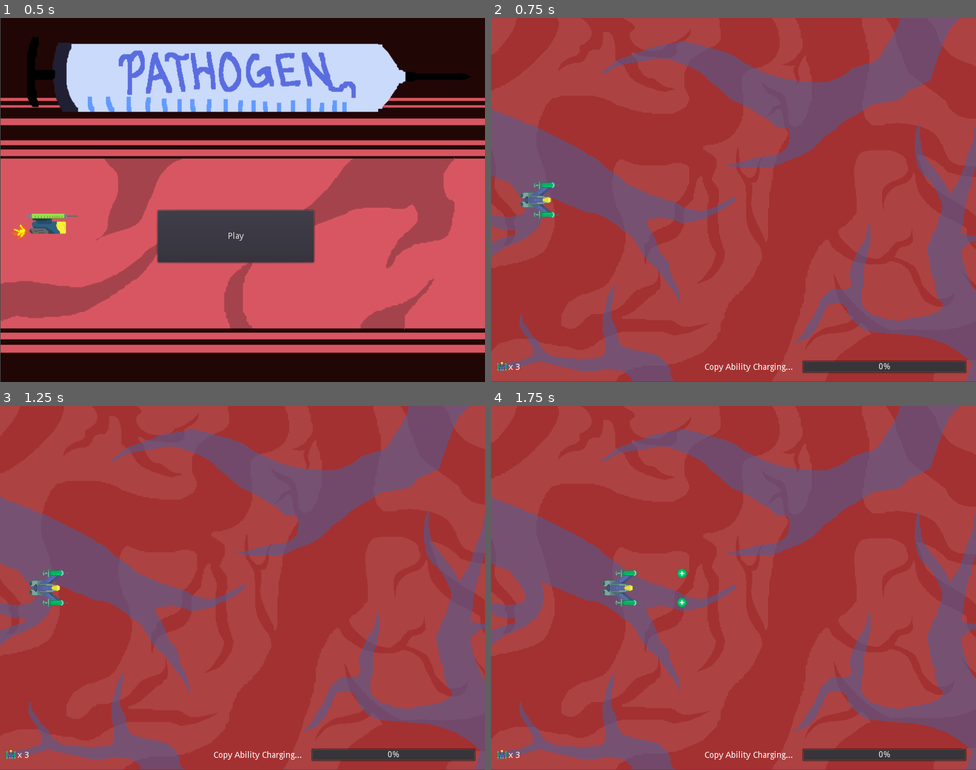
Above: before the commit, frames 1-4 (two rows, left to right).
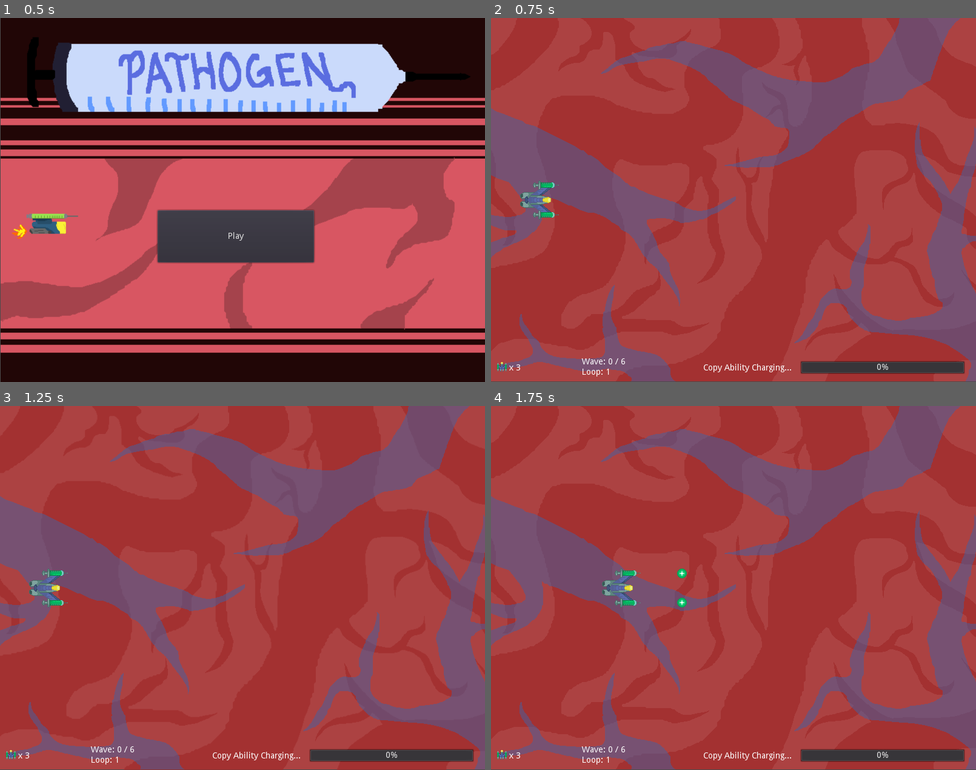
Above: after the commit, the same moments.

Repository: Yerdun/Pathogen
Game: Godot game, scene res://Assets/Scenes/Menus/Title.tscn
The game is run twice, just before and just after one commit, with the same random seed, the same clock (stepped at 60 frames per second) and the same inputs. Sound files missing from this copy of the repository are replaced by a short silence.
Inputs (mouse positions are in pixels of both pictures, inside the frame that each line leads up to):
- Up to frame 1 (0.5 s): no input
- Up to frame 2 (0.75 s): click "Play" at 0.5 s
- Up to frame 3 (1.25 s): no input
- Up to frame 4 (1.75 s): move the mouse to (840, 569) at 1.27 s; hold Right (ui_right) from 1.28 s (still down); hold B (copy) from 1.28 s (still down); tap Space (shoot) at 1.55 s

Frame 1 is identical in both runs. In frame 2, 0.7% of the frame differs, in the area x 3-99%, y 93-99%; in frame 3, 0.7%; in frame 4, 0.7%.

Commit message:
Mostly finished

Diff:
--- a/Assets/Scenes/Enemy/Basic Enemy/Enemy.gd
+++ b/Assets/Scenes/Enemy/Basic Enemy/Enemy.gd
@@ -8,7 +8,6 @@
 # Called when the node enters the scene tree for the first time.
 func _ready():
 	currentHP = maxHP # give the enemy full HP
-	itemToDrop = "none"	# By default, enemies drop no items
 
 
 # Called every frame. 'delta' is the elapsed time since the previous frame.
@@ -17,10 +16,8 @@
 
 func _tryDying(): # called every frame to see if the enemy is dead
 	if currentHP <= 0: #when the enemy's HP is at or below zero:
-		if itemToDrop == "life":
-			owner.owner.add_child($"res://Assets/Scenes/Items/LifeExtend.tscn")
-		elif itemToDrop == "copy":
-			owner.owner.add_child($"res://Assets/Scenes/Items/CopyExtend.tscn")
+		if itemToDrop != "none":
+			drop()	# drop an item
 		queue_free() # destroy the enemy
 
 func takeDamage(var amount): # this function can be called by a bullet to inflict damage
@@ -31,3 +28,14 @@
 
 func GetCopyAbility():
 	return copyAbility	# When hit by a copy bullet, the enemy will return its ability name
+
+
+func drop():
+	var dropToLoad	# Variable used to store the packed scene that the enemy will drop
+	if itemToDrop == "life":
+		dropToLoad = preload("res://Assets/Scenes/Items/LifeExtend.tscn")
+	elif itemToDrop == "copy":
+		dropToLoad = preload("res://Assets/Scenes/Items/CopyBulletExtend.tscn")
+	var drop = dropToLoad.instance()	# Variable stores an instance of the loaded scene
+	drop.position = position	# Set the drop's position to the enemy's position
+	get_parent().add_child(drop)	# Add the item to the scene tree
--- a/Assets/Scenes/Enemy/Chaser Enemy/Chaser Enemy.gd
+++ b/Assets/Scenes/Enemy/Chaser Enemy/Chaser Enemy.gd
@@ -1,6 +1,6 @@
 extends "res://Assets/Scenes/Enemy/Basic Enemy/Enemy.gd"
 
-export var speed = 180	# How fast the enemy moves towards the player
+export var speed = 240	# How fast the enemy moves towards the player
 
 
 # Called when the node enters the scene tree for the first time.
--- a/Assets/Scenes/Enemy/Chaser Enemy/Chaser Enemy.tscn
+++ b/Assets/Scenes/Enemy/Chaser Enemy/Chaser Enemy.tscn
@@ -39,7 +39,7 @@
 
 [node name="Chaser Enemy" instance=ExtResource( 1 )]
 script = ExtResource( 2 )
-maxHP = 6
+maxHP = 4
 copyAbility = "speedup"
 
 [node name="Sprite" parent="." index="1"]
--- a/Assets/Scenes/Enemy/Enemy Spawn Handler/Enemy Spawn Handler.gd
+++ b/Assets/Scenes/Enemy/Enemy Spawn Handler/Enemy Spawn Handler.gd
@@ -22,8 +22,9 @@
 # when the following function is called, an enemy spawns at the given spawnpoint
 # enemy type is a PackedScene of the enemy to be spawned, spawnpoint is
 # a number between 1 and 7
-func spawnEnemy(var enemyType, var spawnpoint):
+func spawnEnemy(var enemyType, var spawnpoint, var item):
 	var newEnemy = enemyType.instance() # instance the new enemy
+	newEnemy.itemToDrop = item
 	var spawnlocation = Vector2.ZERO # a vector2 which is the position of where the enemy will spawn
 	match spawnpoint:
 		1:
--- a/Assets/Scenes/Enemy/Enemy Spawn Handler/Waves/Wave Manager.gd
+++ b/Assets/Scenes/Enemy/Enemy Spawn Handler/Waves/Wave Manager.gd
@@ -16,10 +16,9 @@
 var randomizedList
 var defaultList
 
-var loopCounter	# counts how many loops you have
+var loopCounter = 0	# counts how many loops you have
 
 func _ready():
-	loopCounter = 0	# initialise loop counter to zero
 	defaultList = range(6) # I assume I'll just make 6 waves
 	randomizedList = []
 	print(defaultList)
--- a/Assets/Scenes/Enemy/Shooter Enemy/Shooter Enemy.gd
+++ b/Assets/Scenes/Enemy/Shooter Enemy/Shooter Enemy.gd
@@ -2,7 +2,7 @@
 
 export (PackedScene) var bullet
 
-export var bulletsToShoot = 10	# How many bullets the enemy will shoot
+export var bulletsToShoot = 8	# How many bullets the enemy will shoot
 export var startingVelocity = 660	# The velocity the enemy enters the scene with
 export var stoppingForce = -880	# The counteractive force that stops the enemy
 var isShooting	# Boolean used to store shooting status
@@ -42,23 +42,6 @@
 
 	yield(get_tree().create_timer(2), "timeout")	# Wait 2 seconds after firing
 	var chargePosition = $"../Player".get_position()	# Need to get player position again, since this is out of the loop
-	printCalculations()
 	linear_velocity = startingVelocity * Vector2(cos(chargePosition.angle_to_point(position)), sin(chargePosition.angle_to_point(position)))	# When neutralised, this should move towards the player at the starting velocity. My vector mathematics might be off
 	applied_force = stoppingForce * Vector2 (cos(chargePosition.angle_to_point(position)), sin(chargePosition.angle_to_point(position)))	# Likewise, this should be the starting force, in the opposite direction, of the angle between the enemy and the player
-	# Oddly, the two lines above sometimes causes it to freak out and oscillate up and down very rapidly. I don't know why.
 	isShooting = false	# Set isShooting to false, so it can shoot again
-
-func printCalculations():	# Temporary function to figure out what's going on
-	var chargePosition = $"../Player".get_position()
-	print("Angle between the player and enemy")
-	var angle = chargePosition.angle_to_point(position)
-	print(angle)
-	print("Cosine of this value:")
-	print(cos(angle))
-	print("Sine of this value:")
-	print(sin(angle))
-	print("Velocity given to enemy:")
-	print(startingVelocity * Vector2(cos(chargePosition.angle_to_point(position)), sin(chargePosition.angle_to_point(position))))
-	print("Force acted upon enemy:")
-	print(stoppingForce * Vector2(cos(chargePosition.angle_to_point(position)), sin(chargePosition.angle_to_point(position))))
-	print("\n")
--- a/Assets/Scenes/Items/CopyBulletExtend.tscn
+++ b/Assets/Scenes/Items/CopyBulletExtend.tscn
@@ -6,6 +6,7 @@
 [node name="CopyBulletExtend" groups=[
 "copy_extend",
 ] instance=ExtResource( 1 )]
+collision_layer = 2
 
 [node name="Sprite" parent="." index="0"]
 texture = ExtResource( 2 )
--- a/Assets/Scenes/Items/LifeExtend.tscn
+++ b/Assets/Scenes/Items/LifeExtend.tscn
@@ -6,6 +6,7 @@
 [node name="LifeExtend" groups=[
 "life_extend",
 ] instance=ExtResource( 1 )]
+collision_layer = 2
 
 [node name="Sprite" parent="." index="0"]
 texture = ExtResource( 2 )
--- a/Assets/Scenes/Level/Level.gd
+++ b/Assets/Scenes/Level/Level.gd
@@ -12,3 +12,4 @@
 	else:
 		$"Copy Bar text".text = "Copy Ability Charging..."
 	$"Lives".text = "x " + str($"Player".lives)
+	$"Wave Number".text = "Wave: " + str(6 - $"Wave Manager".randomizedList.size()) + " / 6\nLoop: " + str($"Wave Manager".loopCounter + 1)
--- a/Assets/Scenes/Level/Level.tscn
+++ b/Assets/Scenes/Level/Level.tscn
@@ -29,19 +29,19 @@
 loop = ExtResource( 6 )
 
 [node name="Charge Bar" type="ProgressBar" parent="."]
-margin_left = 513.064
-margin_top = 564.273
-margin_right = 785.064
-margin_bottom = 586.273
+margin_left = 510.0
+margin_top = 565.0
+margin_right = 782.0
+margin_bottom = 587.0
 __meta__ = {
 "_edit_use_anchors_": false
 }
 
 [node name="Lives" type="Label" parent="."]
-margin_left = 28.7228
-margin_top = 569.311
-margin_right = 68.7228
-margin_bottom = 583.311
+margin_left = 30.0
+margin_top = 570.0
+margin_right = 70.0
+margin_bottom = 584.0
 text = "x 3"
 __meta__ = {
 "_edit_use_anchors_": false
@@ -58,11 +58,22 @@
 }
 
 [node name="Copy Bar text" type="Label" parent="."]
-margin_left = 352.139
-margin_top = 569.0
-margin_right = 498.139
-margin_bottom = 583.0
+margin_left = 350.0
+margin_top = 570.0
+margin_right = 496.0
+margin_bottom = 584.0
 text = "Copy Ability Charging..."
 __meta__ = {
 "_edit_use_anchors_": false
 }
+
+[node name="Wave Number" type="Label" parent="."]
+margin_left = 150.0
+margin_top = 560.0
+margin_right = 201.0
+margin_bottom = 591.0
+text = "Wave: 1
+Loop: 1"
+__meta__ = {
+"_edit_use_anchors_": false
+}
--- a/Assets/Scenes/Level/Waves/Wave 0.gd
+++ b/Assets/Scenes/Level/Waves/Wave 0.gd
@@ -9,17 +9,17 @@
 # Called when the node enters the scene tree for the first time.
 func _ready():
 	._ready()
-	spawner.spawnEnemy(piercerEnemy, 2)
+	spawner.spawnEnemy(piercerEnemy, 2, "none")
 
 
 func _on_Goodbye_timeout():
-	spawner.spawnEnemy(bombEnemy, 1)
-	spawner.spawnEnemy(bombEnemy, 2)
-	spawner.spawnEnemy(bombEnemy, 3)
-	spawner.spawnEnemy(bombEnemy, 4)
-	spawner.spawnEnemy(bombEnemy, 5)
-	spawner.spawnEnemy(bombEnemy, 6)
-	spawner.spawnEnemy(bombEnemy, 7)
+	spawner.spawnEnemy(bombEnemy, 1, "none")
+	spawner.spawnEnemy(bombEnemy, 2, "none")
+	spawner.spawnEnemy(bombEnemy, 3, "none")
+	spawner.spawnEnemy(bombEnemy, 4, "none")
+	spawner.spawnEnemy(bombEnemy, 5, "none")
+	spawner.spawnEnemy(bombEnemy, 6, "none")
+	spawner.spawnEnemy(bombEnemy, 7, "life")
 
 func getWaveLength():
 	return 8
--- a/Assets/Scenes/Level/Waves/Wave 1.gd
+++ b/Assets/Scenes/Level/Waves/Wave 1.gd
@@ -9,7 +9,7 @@
 # Called when the node enters the scene tree for the first time.
 func _ready():
 	._ready()
-	spawner.spawnEnemy(piercerEnemy, 1)
+	spawner.spawnEnemy(piercerEnemy, 1, "none")
 
 
 # Called every frame. 'delta' is the elapsed time since the previous frame.
@@ -21,40 +21,40 @@
 
 
 func _on_Timer_timeout():
-	spawner.spawnEnemy(piercerEnemy, 6)
+	spawner.spawnEnemy(piercerEnemy, 6, "none")
 	$Timer2.start()
 
 
 func _on_Timer2_timeout():
-	spawner.spawnEnemy(piercerEnemy, 3)
+	spawner.spawnEnemy(piercerEnemy, 3, "none")
 	$Timer3.start()
 
 
 func _on_Timer3_timeout():
-	spawner.spawnEnemy(piercerEnemy, 7)
+	spawner.spawnEnemy(piercerEnemy, 7, "none")
 	$Timer4.start()
 
 
 func _on_Timer4_timeout():
-	spawner.spawnEnemy(piercerEnemy, 4)
+	spawner.spawnEnemy(piercerEnemy, 4, "none")
 	$Timer5.start()
 
 
 func _on_Timer5_timeout():
-	spawner.spawnEnemy(piercerEnemy, 5)
+	spawner.spawnEnemy(piercerEnemy, 5, "none")
 	$Timer6.start()
 
 
 func _on_Timer6_timeout():
-	spawner.spawnEnemy(piercerEnemy, 2)
+	spawner.spawnEnemy(piercerEnemy, 2, "none")
 	$Timer7.start()
 
 
 func _on_Timer7_timeout():
-	spawner.spawnEnemy(bombEnemy, 4)
+	spawner.spawnEnemy(bombEnemy, 4, "none")
 	$Timer8.start()
 
 
 func _on_Timer8_timeout():
-	spawner.spawnEnemy(bombEnemy, 3)
-	spawner.spawnEnemy(bombEnemy, 5)
+	spawner.spawnEnemy(bombEnemy, 3, "none")
+	spawner.spawnEnemy(bombEnemy, 5, "none")
--- a/Assets/Scenes/Level/Waves/Wave 2.gd
+++ b/Assets/Scenes/Level/Waves/Wave 2.gd
@@ -9,8 +9,8 @@
 # Called when the node enters the scene tree for the first time.
 func _ready():
 	._ready()
-	spawner.spawnEnemy(chaserEnemy, 1)
-	spawner.spawnEnemy(chaserEnemy, 7)
+	spawner.spawnEnemy(chaserEnemy, 1, "none")
+	spawner.spawnEnemy(chaserEnemy, 7, "none")
 
 
 # Called every frame. 'delta' is the elapsed time since the previous frame.
@@ -21,32 +21,32 @@
 	return 20
 
 func _on_Timer_timeout():
-	spawner.spawnEnemy(piercerEnemy, 4)
+	spawner.spawnEnemy(piercerEnemy, 4, "none")
 	$Timer2.start()
 
 
 func _on_Timer2_timeout():
-	spawner.spawnEnemy(shooterEnemy, 2)
-	spawner.spawnEnemy(shooterEnemy, 6)
+	spawner.spawnEnemy(shooterEnemy, 2, "none")
+	spawner.spawnEnemy(shooterEnemy, 6, "none")
 	$Timer3.start()
 
 
 func _on_Timer3_timeout():
-	spawner.spawnEnemy(bombEnemy, 4)
+	spawner.spawnEnemy(bombEnemy, 4, "none")
 	$Timer4.start()
 
 
 func _on_Timer4_timeout():
-	spawner.spawnEnemy(shooterEnemy, 3)
-	spawner.spawnEnemy(shooterEnemy, 5)
+	spawner.spawnEnemy(shooterEnemy, 3, "none")
+	spawner.spawnEnemy(shooterEnemy, 5, "none")
 	$Timer5.start()
 
 
 func _on_Timer5_timeout():
-	spawner.spawnEnemy(bombEnemy, 4)
+	spawner.spawnEnemy(bombEnemy, 4, "copy")
 	$Timer6.start()
 
 
 func _on_Timer6_timeout():
-	spawner.spawnEnemy(piercerEnemy, 2)
-	spawner.spawnEnemy(piercerEnemy, 6)
+	spawner.spawnEnemy(piercerEnemy, 2, "none")
+	spawner.spawnEnemy(piercerEnemy, 6, "none")
--- a/Assets/Scenes/Level/Waves/Wave 3.gd
+++ b/Assets/Scenes/Level/Waves/Wave 3.gd
@@ -9,7 +9,7 @@
 # Called when the node enters the scene tree for the first time.
 func _ready():
 	._ready()
-	spawner.spawnEnemy(chaserEnemy, 4)
+	spawner.spawnEnemy(chaserEnemy, 4, "none")
 
 
 # Called every frame. 'delta' is the elapsed time since the previous frame.
@@ -20,35 +20,35 @@
 	return 23
 
 func _on_Timer_timeout():
-	spawner.spawnEnemy(chaserEnemy, 1)
-	spawner.spawnEnemy(chaserEnemy, 2)
+	spawner.spawnEnemy(chaserEnemy, 1, "none")
+	spawner.spawnEnemy(chaserEnemy, 2, "none")
 	$Timer2.start()
 
 
 func _on_Timer2_timeout():
-	spawner.spawnEnemy(chaserEnemy, 5)
-	spawner.spawnEnemy(chaserEnemy, 6)
+	spawner.spawnEnemy(chaserEnemy, 5, "none")
+	spawner.spawnEnemy(chaserEnemy, 6, "none")
 	$Timer3.start()
 
 
 func _on_Timer3_timeout():
-	spawner.spawnEnemy(chaserEnemy, 3)
-	spawner.spawnEnemy(chaserEnemy, 7)
+	spawner.spawnEnemy(chaserEnemy, 3, "none")
+	spawner.spawnEnemy(chaserEnemy, 7, "none")
 	$Timer4.start()
 
 
 func _on_Timer4_timeout():
-	spawner.spawnEnemy(chaserEnemy, 1)
-	spawner.spawnEnemy(chaserEnemy, 5)
+	spawner.spawnEnemy(chaserEnemy, 1, "none")
+	spawner.spawnEnemy(chaserEnemy, 5, "none")
 	$Timer5.start()
 
 
 func _on_Timer5_timeout():
-	spawner.spawnEnemy(chaserEnemy, 3)
-	spawner.spawnEnemy(chaserEnemy, 4)
-	spawner.spawnEnemy(chaserEnemy, 5)
+	spawner.spawnEnemy(chaserEnemy, 3, "none")
+	spawner.spawnEnemy(chaserEnemy, 4, "none")
+	spawner.spawnEnemy(chaserEnemy, 5, "none")
 	$Timer6.start()
 
 
 func _on_Timer6_timeout():
-	spawner.spawnEnemy(piercerEnemy, 4)
+	spawner.spawnEnemy(piercerEnemy, 4, "none")
--- a/Assets/Scenes/Level/Waves/Wave 4.gd
+++ b/Assets/Scenes/Level/Waves/Wave 4.gd
@@ -9,8 +9,8 @@
 # Called when the node enters the scene tree for the first time.
 func _ready():
 	._ready()
-	spawner.spawnEnemy(shooterEnemy, 1)
-	spawner.spawnEnemy(shooterEnemy, 2)
+	spawner.spawnEnemy(shooterEnemy, 1, "none")
+	spawner.spawnEnemy(shooterEnemy, 2, "none")
 
 
 # Called every frame. 'delta' is the elapsed time since the previous frame.
@@ -22,36 +22,36 @@
 
 
 func _on_Timer_timeout():
-	spawner.spawnEnemy(shooterEnemy, 6)
-	spawner.spawnEnemy(shooterEnemy, 7)
+	spawner.spawnEnemy(piercerEnemy, 6, "none")
+	spawner.spawnEnemy(piercerEnemy, 7, "none")
 	$Timer2.start()
 
 
 func _on_Timer2_timeout():
-	spawner.spawnEnemy(shooterEnemy, 3)
-	spawner.spawnEnemy(shooterEnemy, 4)
-	spawner.spawnEnemy(shooterEnemy, 5)
+	spawner.spawnEnemy(bombEnemy, 3, "none")
+	spawner.spawnEnemy(shooterEnemy, 4, "none")
+	spawner.spawnEnemy(bombEnemy, 5, "none")
 	$Timer3.start()
 
 
 func _on_Timer3_timeout():
-	spawner.spawnEnemy(shooterEnemy, 3)
-	spawner.spawnEnemy(bombEnemy, 4)
-	spawner.spawnEnemy(shooterEnemy, 5)
+	spawner.spawnEnemy(shooterEnemy, 3, "copy")
+	spawner.spawnEnemy(bombEnemy, 4, "none")
+	spawner.spawnEnemy(shooterEnemy, 5, "none")
 	$Timer4.start()
 
 
 func _on_Timer4_timeout():
-	spawner.spawnEnemy(piercerEnemy, 4)
+	spawner.spawnEnemy(piercerEnemy, 4, "none")
 	$Timer5.start()
 
 
 func _on_Timer5_timeout():
-	spawner.spawnEnemy(piercerEnemy, 2)
-	spawner.spawnEnemy(piercerEnemy, 6)
+	spawner.spawnEnemy(piercerEnemy, 2, "none")
+	spawner.spawnEnemy(piercerEnemy, 6, "life")
 	$Timer6.start()
 
 
 func _on_Timer6_timeout():
-	spawner.spawnEnemy(bombEnemy, 4)
+	spawner.spawnEnemy(bombEnemy, 4, "none")
 	$Timer7.start()
--- a/Assets/Scenes/Level/Waves/Wave 5.gd
+++ b/Assets/Scenes/Level/Waves/Wave 5.gd
@@ -9,7 +9,7 @@
 # Called when the node enters the scene tree for the first time.
 func _ready():
 	._ready()
-	spawner.spawnEnemy(bombEnemy, 4)
+	spawner.spawnEnemy(bombEnemy, 4, "none")
 
 
 # Called every frame. 'delta' is the elapsed time since the previous frame.
@@ -21,44 +21,44 @@
 
 
 func _on_Timer_timeout():
-	spawner.spawnEnemy(shooterEnemy, 1)
+	spawner.spawnEnemy(shooterEnemy, 1, "none")
 	$Timer2.start()
 
 
 func _on_Timer2_timeout():
-	spawner.spawnEnemy(chaserEnemy, 5)
+	spawner.spawnEnemy(chaserEnemy, 5, "none")
 	$Timer3.start()
 
 
 func _on_Timer3_timeout():
-	spawner.spawnEnemy(piercerEnemy, 3)
+	spawner.spawnEnemy(piercerEnemy, 3, "none")
 	$Timer4.start()
 
 
 func _on_Timer4_timeout():
-	spawner.spawnEnemy(piercerEnemy, 5)
+	spawner.spawnEnemy(piercerEnemy, 5, "none")
 	$Timer5.start()
 
 
 func _on_Timer5_timeout():
-	spawner.spawnEnemy(shooterEnemy, 6)
+	spawner.spawnEnemy(shooterEnemy, 6, "none")
 	$Timer6.start()
 
 
 func _on_Timer6_timeout():
-	spawner.spawnEnemy(bombEnemy, 4)
+	spawner.spawnEnemy(bombEnemy, 4, "copy")
 	$Timer7.start()
 
 
 func _on_Timer7_timeout():
-	spawner.spawnEnemy(chaserEnemy, 3)
+	spawner.spawnEnemy(chaserEnemy, 3, "none")
 	$Timer8.start()
 
 
 func _on_Timer8_timeout():
-	spawner.spawnEnemy(piercerEnemy, 2)
+	spawner.spawnEnemy(piercerEnemy, 2, "none")
 	$Timer9.start()
 
 
 func _on_Timer9_timeout():
-	spawner.spawnEnemy(piercerEnemy, 6)
+	spawner.spawnEnemy(piercerEnemy, 6, "none")
--- a/Assets/Scenes/Menus/Game Over.gd
+++ b/Assets/Scenes/Menus/Game Over.gd
@@ -17,6 +17,7 @@
 
 
 func _on_Button_pressed():
+	$"Menu Click".play()
 	$Sprite.queue_free()
 	$ColorRect.queue_free()
 	$Button.queue_free()
--- a/Assets/Scenes/Menus/Game Over.tscn
+++ b/Assets/Scenes/Menus/Game Over.tscn
@@ -1,8 +1,9 @@
-[gd_scene load_steps=4 format=2]
+[gd_scene load_steps=5 format=2]
 
 [ext_resource path="res://Assets/Sprites/backgrounds/game over.png" type="Texture" id=1]
 [ext_resource path="res://Assets/Scenes/Menus/Title.tscn" type="PackedScene" id=2]
 [ext_resource path="res://Assets/Scenes/Menus/Game Over.gd" type="Script" id=3]
+[ext_resource path="res://Assets/Sounds/Other Sounds/menu_click.wav" type="AudioStream" id=4]
 
 [node name="Game Over" type="Node2D"]
 script = ExtResource( 3 )
@@ -33,5 +34,8 @@
 "_edit_use_anchors_": false
 }
 
+[node name="Menu Click" type="AudioStreamPlayer" parent="."]
+stream = ExtResource( 4 )
+
 [connection signal="pressed" from="Button" to="." method="_on_Button_pressed"]
 [connection signal="pressed" from="Button" to="Button" method="_on_Button_pressed"]
--- a/Assets/Scenes/Menus/Victory.gd
+++ b/Assets/Scenes/Menus/Victory.gd
@@ -8,7 +8,7 @@
 
 # Called when the node enters the scene tree for the first time.
 func _ready():
-	$"Loop amount".text = str(GlobalVariables.finalLoopCount)	# Print the amount of loops the player has gone through
+	$"Score".text = "Loops cleared: " + str(GlobalVariables.finalLoopCount)	+ "\nWaves in loop survived: " + str(GlobalVariables.final)# Print the amount of loops the player has gone through
 
 
 # Called every frame. 'delta' is the elapsed time since the previous frame.
@@ -17,6 +17,7 @@
 
 
 func _on_Button_pressed():
+	$"Menu Click".play()
 	$Sprite.queue_free()
 	$ColorRect.queue_free()
 	$Button.queue_free()
--- a/Assets/Scenes/Menus/Victory.tscn
+++ b/Assets/Scenes/Menus/Victory.tscn
@@ -1,8 +1,9 @@
-[gd_scene load_steps=4 format=2]
+[gd_scene load_steps=5 format=2]
 
 [ext_resource path="res://Assets/Sprites/backgrounds/victory.png" type="Texture" id=1]
 [ext_resource path="res://Assets/Scenes/Menus/Title.tscn" type="PackedScene" id=2]
 [ext_resource path="res://Assets/Scenes/Menus/Victory.gd" type="Script" id=3]
+[ext_resource path="res://Assets/Sounds/Other Sounds/menu_click.wav" type="AudioStream" id=4]
 
 [node name="Victory" type="Node2D"]
 script = ExtResource( 3 )
@@ -33,7 +34,7 @@
 "_edit_use_anchors_": false
 }
 
-[node name="Loops description" type="Label" parent="."]
+[node name="Score" type="Label" parent="."]
 margin_left = 80.0
 margin_top = 250.0
 margin_right = 177.0
@@ -43,15 +44,8 @@
 "_edit_use_anchors_": false
 }
 
-[node name="Loop amount" type="Label" parent="."]
-margin_left = 185.0
-margin_top = 250.0
-margin_right = 225.0
-margin_bottom = 264.0
-text = "69 lol"
-__meta__ = {
-"_edit_use_anchors_": false
-}
+[node name="Menu Click" type="AudioStreamPlayer" parent="."]
+stream = ExtResource( 4 )
 
 [connection signal="pressed" from="Button" to="." method="_on_Button_pressed"]
 [connection signal="pressed" from="Button" to="Button" method="_on_Button_pressed"]
--- a/Assets/Scenes/Player/Bullet Control.gd
+++ b/Assets/Scenes/Player/Bullet Control.gd
@@ -49,6 +49,7 @@
 		wideBeamEnabled = false
 		piercingEnabled = false
 		speedupEnabled = false
+		$"Shot Cooldown".wait_time = .5
 		owner.standard_speed = owner.default_standard_speed
 		owner.focus_speed = owner.default_focus_speed
 		CurrentCharge = 0
--- a/Assets/Scenes/Test Scenes/Enemy Tester.tscn
+++ b/Assets/Scenes/Test Scenes/Enemy Tester.tscn
@@ -1,12 +1,18 @@
-[gd_scene load_steps=5 format=2]
+[gd_scene load_steps=7 format=2]
 
+[ext_resource path="res://Assets/Scenes/Enemy/Basic Enemy/Enemy.tscn" type="PackedScene" id=1]
 [ext_resource path="res://Assets/Scenes/Test Scenes/Enemy Tester.gd" type="Script" id=2]
 [ext_resource path="res://Assets/Scenes/Enemy/Chaser Enemy/Chaser Enemy.tscn" type="PackedScene" id=3]
 [ext_resource path="res://Assets/Scenes/Player/Player.tscn" type="PackedScene" id=4]
 [ext_resource path="res://Assets/Scenes/Enemy/Shooter Enemy/Shooter Enemy.tscn" type="PackedScene" id=5]
+[ext_resource path="res://Assets/Scenes/Enemy/Piercer Enemy/Piercer Enemy.tscn" type="PackedScene" id=6]
 
 [node name="Node" type="Node"]
 script = ExtResource( 2 )
+
+[node name="Chaser Enemy" parent="." instance=ExtResource( 3 )]
+position = Vector2( 764, 163 )
+itemToDrop = "none"
 
 [node name="Shooter Enemy" parent="." instance=ExtResource( 5 )]
 position = Vector2( 767, 411 )
@@ -14,6 +20,10 @@
 
 [node name="Player" parent="." instance=ExtResource( 4 )]
 
-[node name="Chaser Enemy" parent="." instance=ExtResource( 3 )]
-position = Vector2( 764, 163 )
+[node name="Enemy" parent="." instance=ExtResource( 1 )]
+position = Vector2( 399, 296 )
+maxHP = 1
 itemToDrop = "life"
+
+[node name="Piercer Enemy" parent="." instance=ExtResource( 6 )]
+position = Vector2( 771, 301 )
--- a/GlobalVariables.gd
+++ b/GlobalVariables.gd
@@ -1,16 +1,4 @@
 extends Node
 
-
-# Declare member variables here. Examples:
-# var a = 2
-# var b = "text"
 var finalLoopCount = 0	# Keeps track of how many loops the player has gone through
-
-# Called when the node enters the scene tree for the first time.
-#func _ready():
-#	pass # Replace with function body.
-
-
-# Called every frame. 'delta' is the elapsed time since the previous frame.
-#func _process(delta):
-#	pass
+var enemiesKilled = 0	# Keeps track of how many enemies player killed
